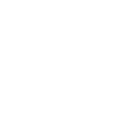
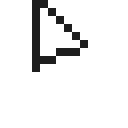
Layers edited between the first and the second 128 x 128 image:
painted on "MenuCursor" over 32, 0, 88, 72
